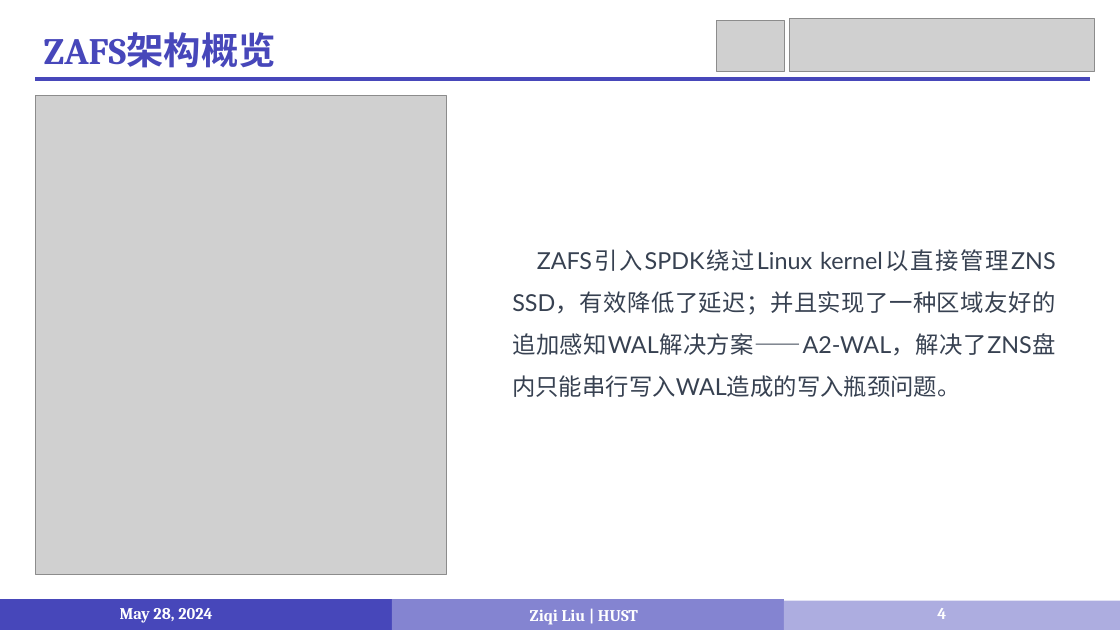
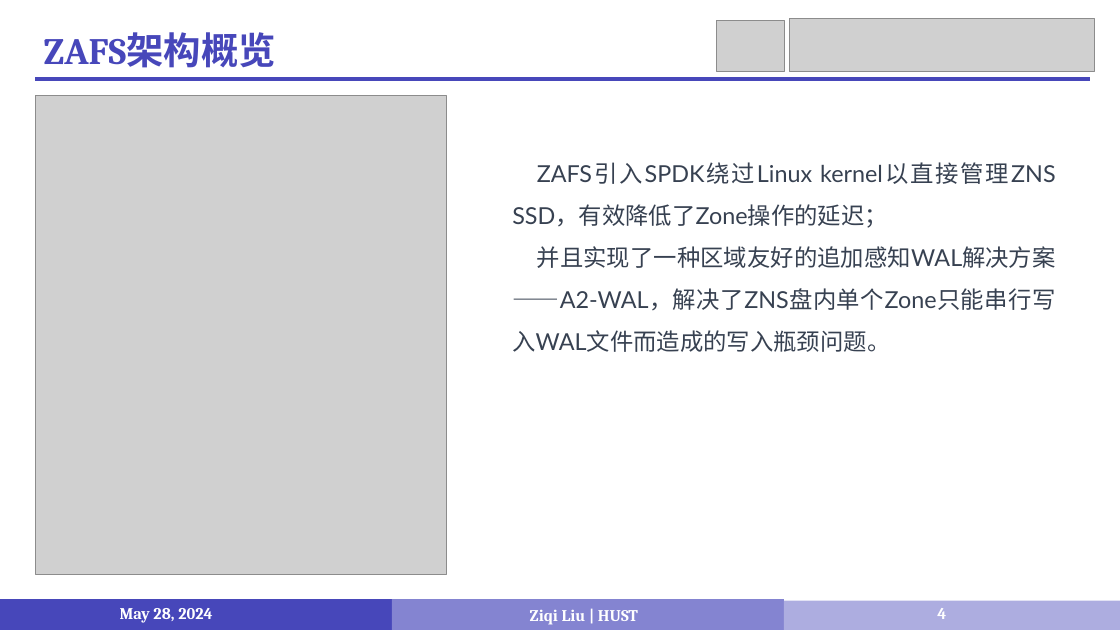
Before and after one commit to LiuziqiOvO/md, a slide deck: slide 4 of 毕设/毕设答辩.pptx. Drawn at 1120x630 pixels with LibreOffice and Linux fonts; fonts in the diff are those of the drawing; grey boxes stand for pictures. Boxes give left, top, right and bottom in pixels: in the first picture for what was removed or moved away, otherwise in the second. Text is boxed around its words. In the diff, an @@ line names an element or a change of style, - is before the commit and + after.

```diff
--- a/毕设/毕设答辩.pptx
+++ b/毕设/毕设答辩.pptx
@@ text at [512,162,1056,352]: text changed @@
-ZAFS引入SPDK绕过Linux kernel以直接管理ZNS SSD，有效降低了延迟；并且实现了一种区域友好的追加感知WAL解决方案——A2-WAL，解决了ZNS盘内只能串行写入WAL造成的写入瓶颈问题。
+ZAFS引入SPDK绕过Linux kernel以直接管理ZNS SSD，有效降低了Zone操作的延迟；
+并且实现了一种区域友好的追加感知WAL解决方案——A2-WAL，解决了ZNS盘内单个Zone只能串行写入WAL文件而造成的写入瓶颈问题。
```
Also in this commit, not shown: 3 other slides changed, 4 slides added, 1 slide removed, 3 other files.
